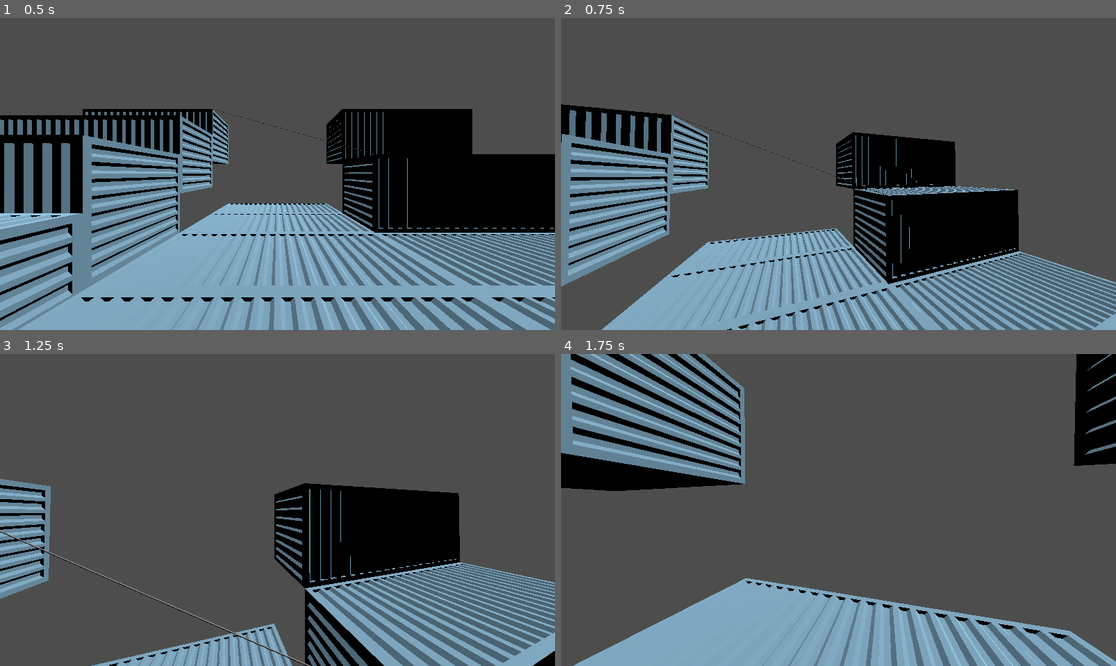
Above: before the commit, frames 1-4 (two rows, left to right).
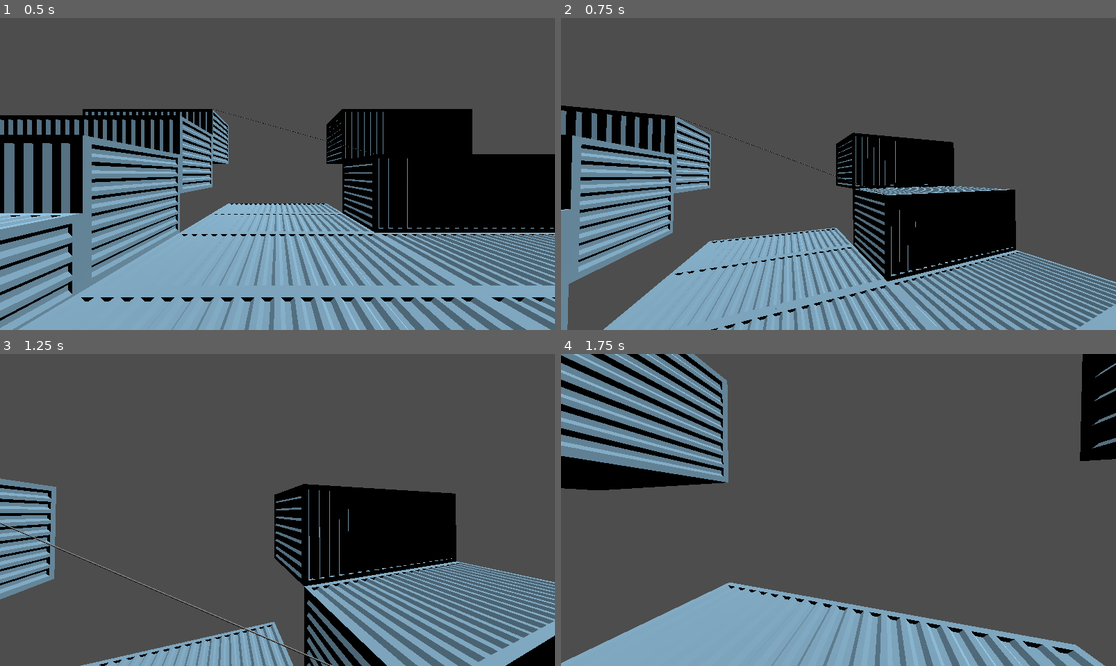
Above: after the commit, the same moments.

Repository: Alex-Fischman/Shipyard
Game: Godot game, scene res://Scenes/Main.tscn
Same seed, same stepped clock (60 frames per second), same inputs: the game is played once before the commit and once after it.
Inputs (mouse positions are in pixels of both pictures, inside the frame that each line leads up to):
- Up to frame 1 (0.5 s): no input
- Up to frame 2 (0.75 s): tap Enter at 0.5 s; move the mouse to (866, 174) at 0.52 s; hold W (move_forward) from 0.53 s (still down); tap Space (jump) at 0.6 s
- Up to frame 3 (1.25 s): keep holding W (move_forward); tap Space (jump) at 0.77, 1.07 s
- Up to frame 4 (1.75 s): keep holding W (move_forward); move the mouse to (810, 510) at 1.27 s; tap Space (jump) at 1.35, 1.52 s

Frame 1 is identical in both runs. In frame 2, 9.0% of the frame differs, in the area x 0-100%, y 27-100%; in frame 3, 6.5%; in frame 4, 16%, in the area x 0-100%, y 0-100%.

Commit message:
Improve rope collision and player movement

Diff:
--- a/Scenes/Rope.tscn
+++ b/Scenes/Rope.tscn
@@ -13,6 +13,7 @@
 
 [node name="StaticBody3D" type="StaticBody3D" parent="."]
 transform = Transform3D(0.5, 0, 0, 0, -2.18557e-08, -0.5, 0, 0.5, -2.18557e-08, 0, 0, -0.5)
+collision_layer = 2
 
 [node name="MeshInstance3D" type="MeshInstance3D" parent="StaticBody3D"]
 mesh = SubResource("CapsuleMesh_ofrkf")
--- a/Scripts/Player.gd
+++ b/Scripts/Player.gd
@@ -9,16 +9,20 @@
 	var GRAVITY_FORCE: float = 8 * JUMP_HEIGHT / JUMP_TIME / JUMP_TIME
 	var JUMP_IMPULSE: float = 4 * JUMP_HEIGHT / JUMP_TIME
 
+	var vertical: float = velocity.y
+	velocity.y = 0
+
 	if is_on_floor():
 		if Input.is_action_just_pressed("jump"):
-			velocity.y = JUMP_IMPULSE
+			vertical = JUMP_IMPULSE
 		else:
-			velocity.y = 0
+			vertical = 0
 	else:
-		velocity.y -= GRAVITY_FORCE * delta
+		vertical -= GRAVITY_FORCE * delta
 
 	var input: Vector2 = Input.get_vector("move_left", "move_right", "move_forward", "move_backward")
 	var direction: Vector3 = self.transform.basis * Vector3(input.x, 0, input.y) * MOVE_SPEED
-	velocity.x = direction.x
-	velocity.z = direction.z
+	velocity = velocity.lerp(direction, 0.5)
+
+	velocity.y = vertical
 	move_and_slide()
--- a/Scripts/Rope.gd
+++ b/Scripts/Rope.gd
@@ -6,9 +6,10 @@
 @export var b: Node3D
 
 func _process(_delta: float) -> void:
-	var x: Vector3 = a.global_position
-	var y: Vector3 = b.global_position
+	if a and b:
+		var x: Vector3 = a.global_position
+		var y: Vector3 = b.global_position
 
-	self.global_position = x
-	self.transform = self.transform.looking_at(y)
-	self.scale.z = x.distance_to(y)
+		self.global_position = x
+		self.transform = self.transform.looking_at(y)
+		self.scale.z = x.distance_to(y)
--- a/project.godot
+++ b/project.godot
@@ -51,6 +51,11 @@
 ]
 }
 
+[layer_names]
+
+3d_physics/layer_1="Main"
+3d_physics/layer_2="Rope"
+
 [rendering]
 
 renderer/rendering_method="gl_compatibility"
